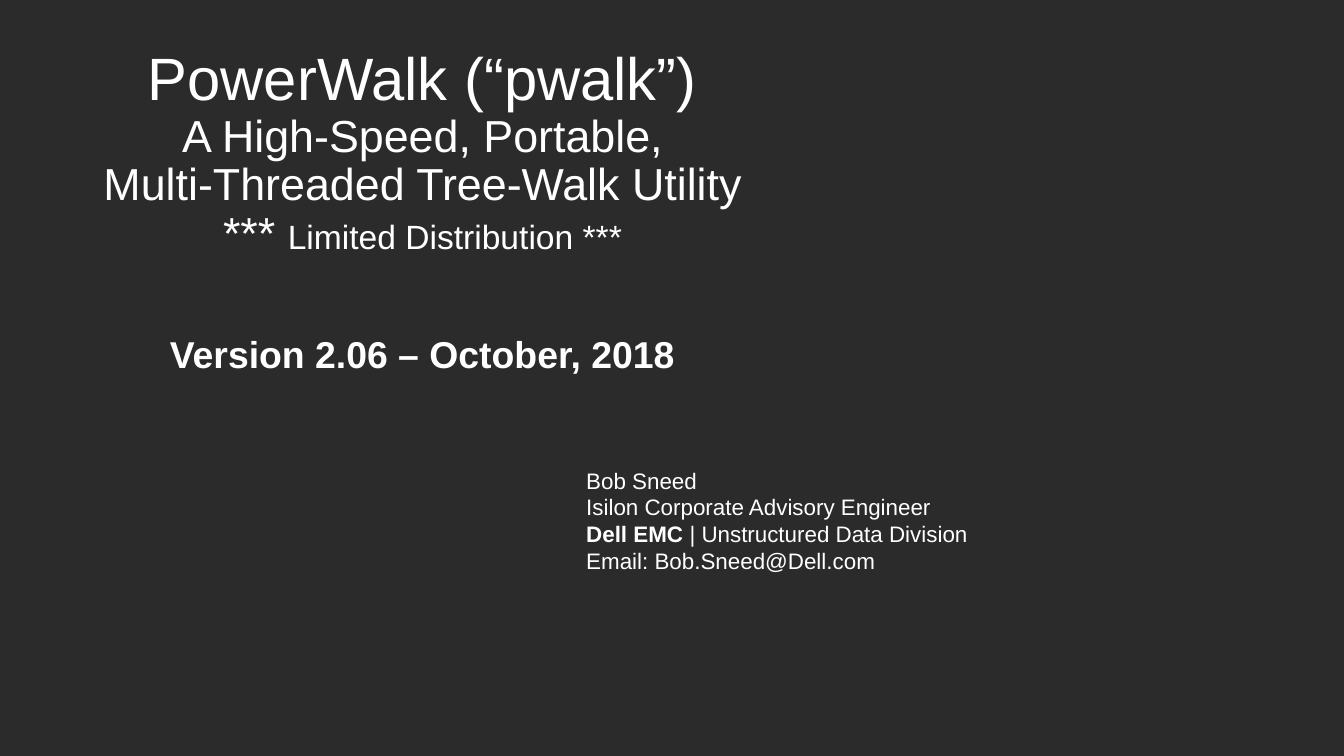
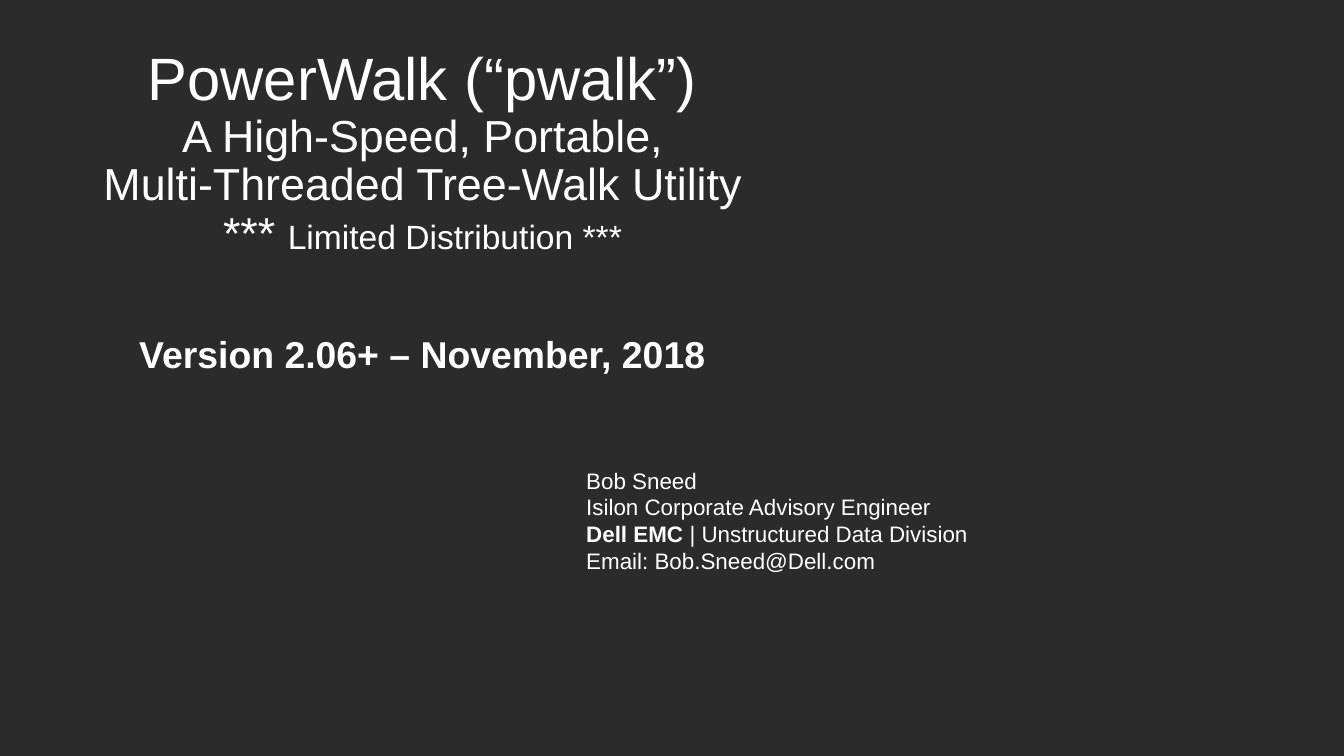
Before and after one commit to WhizBob/pwalk, a slide deck: slide 1 of doc/pwalk_slides.pptx. Drawn at 1344x756 pixels with LibreOffice and Linux fonts; fonts in the diff are those of the drawing; background and template pictures are left out; a plain dark background stands for a picture behind light text. Boxes give left, top, right and bottom in pixels: in the first picture for what was removed or moved away, otherwise in the second. Text is boxed around its words. In the diff, an @@ line names an element or a change of style, - is before the commit and + after.

```diff
--- a/doc/pwalk_slides.pptx
+++ b/doc/pwalk_slides.pptx
@@ subtitle at (x1=139, y1=341, x2=705, y2=374): text changed @@
-Version 2.06 – October, 2018
+Version 2.06+ – November, 2018
```
Also in this commit, not shown: 5 other slides changed, 2 slides added, 1 other file.
